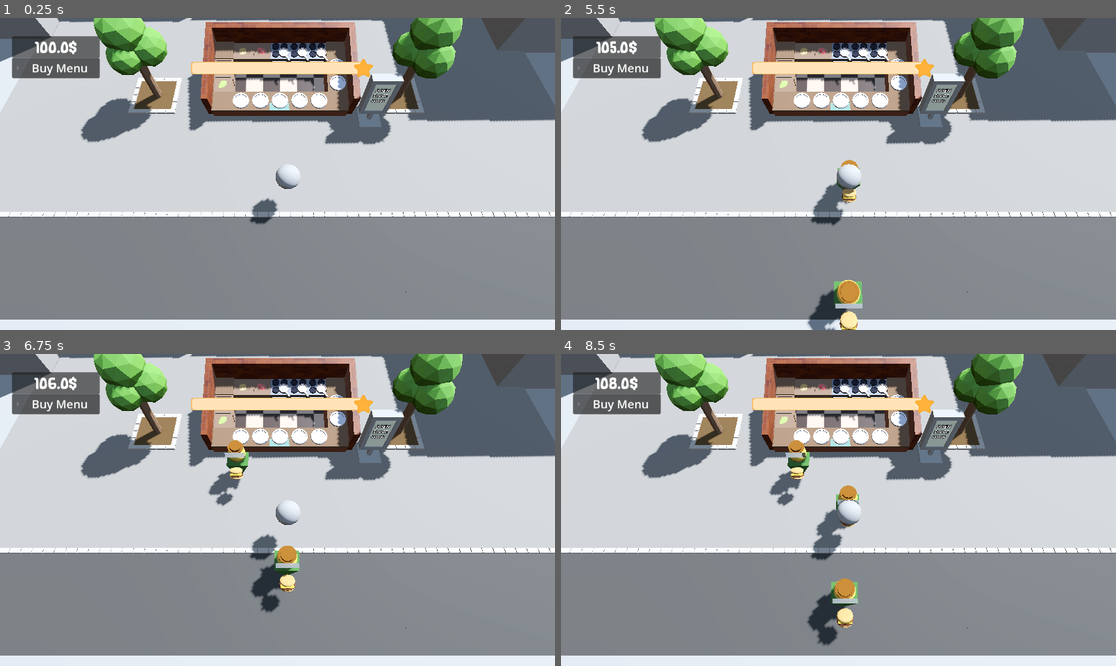
Above: before the commit, frames 1-4 (two rows, left to right).
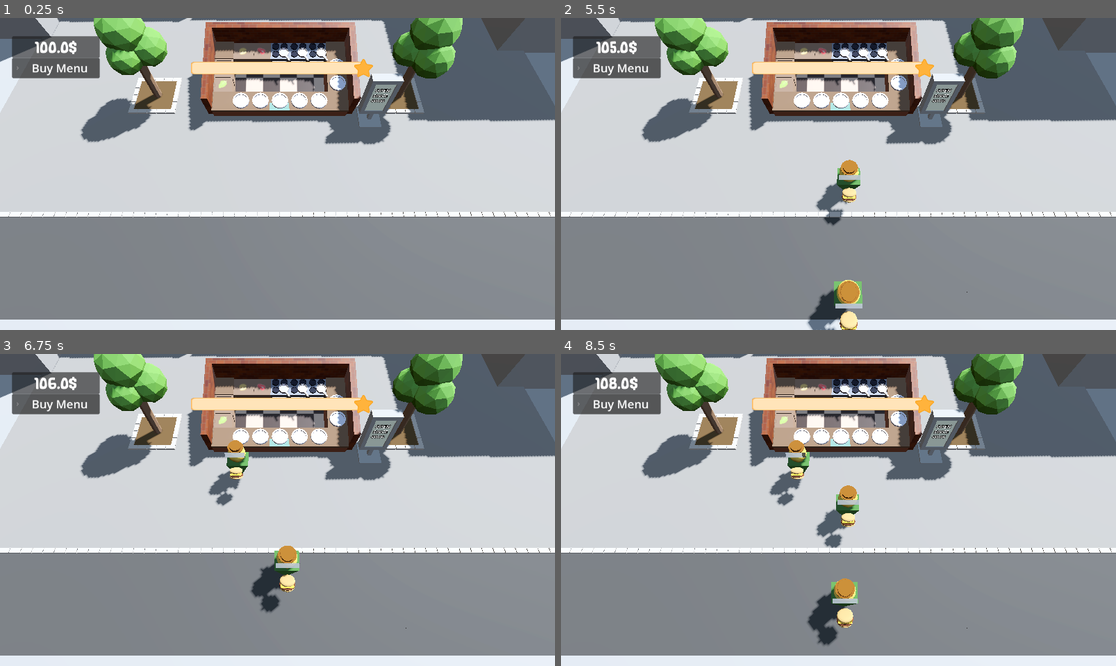
Above: after the commit, the same moments.

Repository: thewasmans/2026-game-jam-burger-truck
Game: Godot game, scene res://scenes/main.tscn
Two runs of this game, one before a commit and one after it. Both use one fixed random seed, a clock stepped at 60 frames per second and the inputs below.
Inputs (mouse positions are in pixels of both pictures, inside the frame that each line leads up to):
- Up to frame 1 (0.25 s): no input
- Up to frame 2 (5.5 s): tap Enter at 0.5 s; move the mouse to (960, 158) at 0.52 s; click (960, 158) at 0.67 s; move the mouse to (727, 189) at 1.27 s; click (727, 189) at 1.42 s; tap Space at 2 s; move the mouse to (894, 105) at 2.02 s; click (894, 105) at 2.17 s; move the mouse to (810, 236) at 2.77 s; click (810, 236) at 2.92 s; move the mouse to (1005, 220) at 3.52 s; click (1005, 220) at 3.67 s; move the mouse to (672, 127) at 4.27 s; click (672, 127) at 4.42 s; move the mouse to (866, 174) at 5.02 s; click (866, 174) at 5.17 s
- Up to frame 3 (6.75 s): move the mouse to (194, 432) at 5.77 s; click (194, 432) at 5.92 s; move the mouse to (399, 494) at 6.52 s; click (399, 494) at 6.67 s
- Up to frame 4 (8.5 s): move the mouse to (727, 525) at 7.27 s; click (727, 525) at 7.42 s; move the mouse to (894, 441) at 8.02 s; click (894, 441) at 8.17 s

The runs differ from the first frame. In frame 1, 0.5% of the frame differs, in the area x 44-74%, y 46-88%; in frame 2, 0.5%; in frame 3, 0.5%; in frame 4, 0.5%, in the area x 44-55%, y 46-67%.

Commit message:
remove unused sphere

Diff:
--- a/scenes/main.tscn
+++ b/scenes/main.tscn
@@ -115,8 +115,6 @@
 [sub_resource type="BoxMesh" id="BoxMesh_jyhfs"]
 size = Vector3(10, 10, 10)
 
-[sub_resource type="SphereMesh" id="SphereMesh_5q0nq"]
-
 [node name="Main" type="Node3D" unique_id=113603498 node_paths=PackedStringArray("snack_truck", "game_ui", "spawner", "anchor_plates_clients", "plate_selector", "vfx_burger_disappear", "navigation")]
 script = ExtResource("4_abcde")
 snack_truck = NodePath("Level/Kitchen")
@@ -239,9 +237,5 @@
 [node name="TimerBoard" parent="." unique_id=879052196 instance=ExtResource("33_5q0nq")]
 transform = Transform3D(1, 0, 0, 0, 1, 0, 0, 0, 1, -4.352456, 0.15928459, 4.2732744)
 
-[node name="MeshInstance3D" type="MeshInstance3D" parent="." unique_id=527043493]
-transform = Transform3D(1, 0, 0, 0, 1, 0, 0, 0, 1, 0, 2, 0)
-mesh = SubResource("SphereMesh_5q0nq")
-
 [connection signal="child_entered_tree" from="Level" to="." method="on_child_entered_tree"]
 [connection signal="child_entered_tree" from="GameUI" to="GameUI" method="_on_child_entered_tree"]
